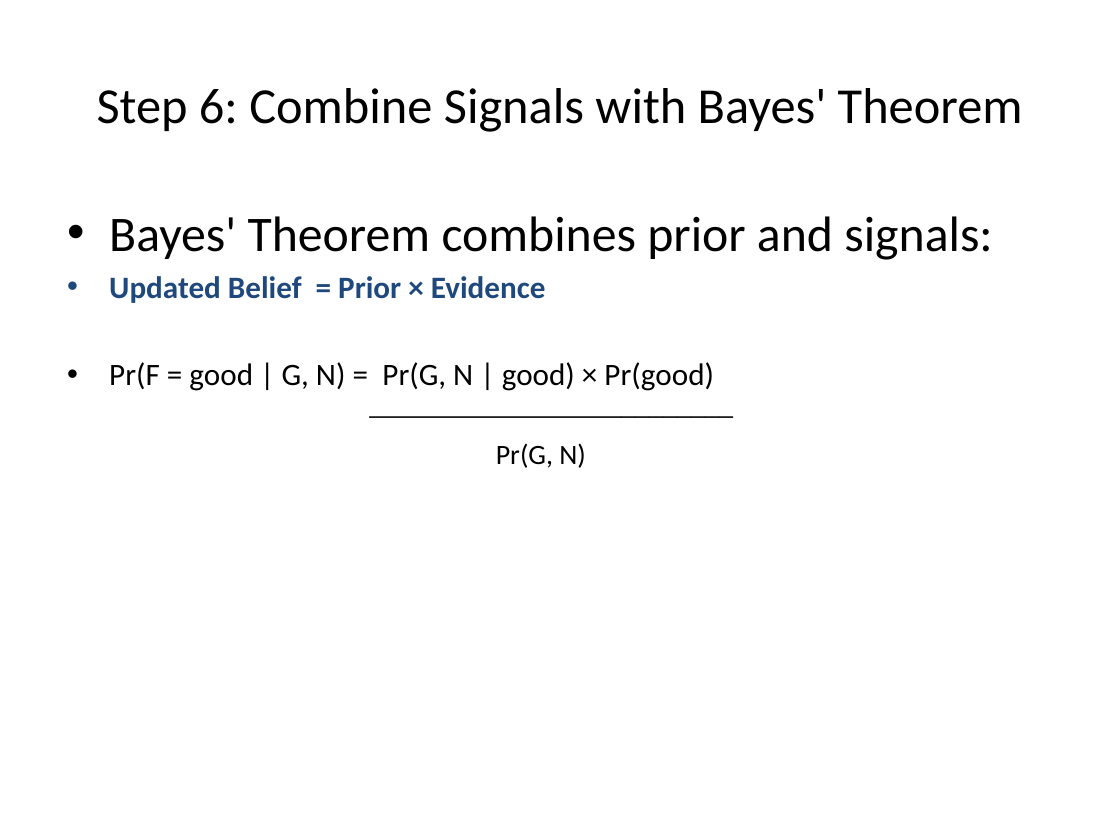
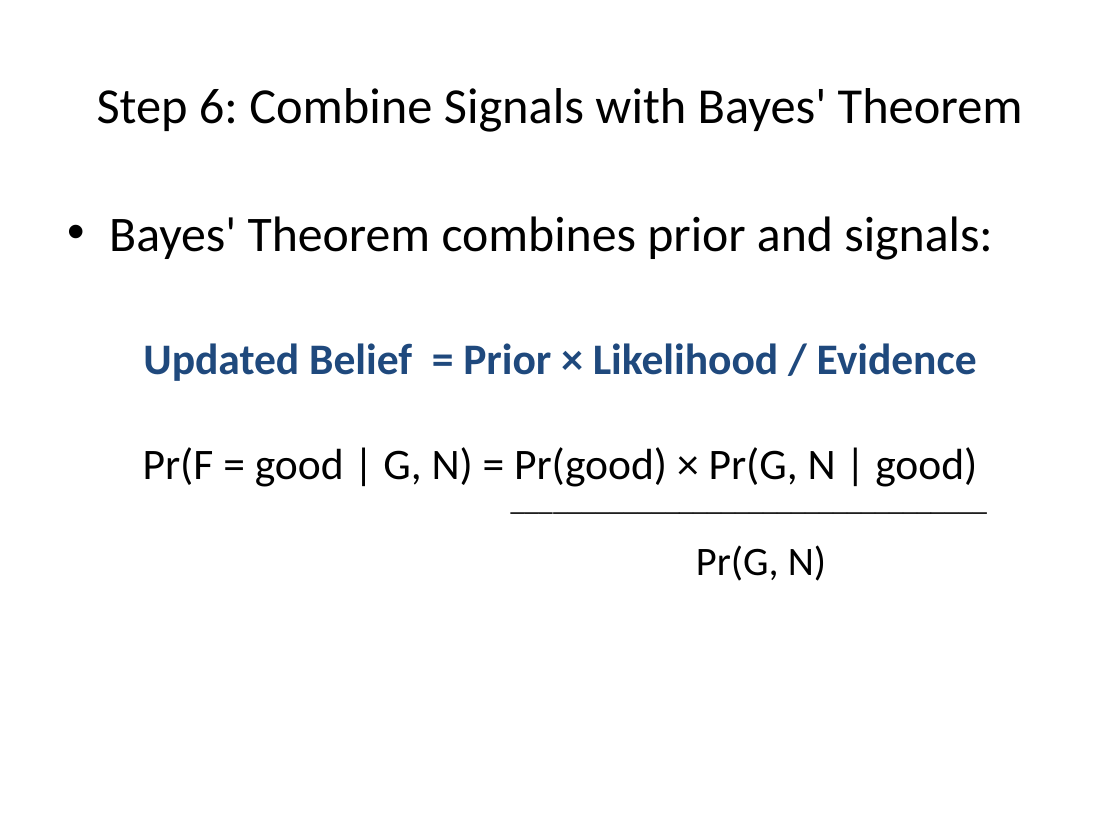
Before and after one commit to lisette-espin/NetworkEffectsGameTheory, a slide deck: slide 9 of pptx/Referral_Based_Hiring_Model.pptx. Drawn at 1120x840 pixels with LibreOffice and Linux fonts; fonts in the diff are those of the drawing. Boxes give left, top, right and bottom in pixels: in the first picture for what was removed or moved away, otherwise in the second. Text is boxed around its words. In the diff, an @@ line names an element or a change of style, - is before the commit and + after.

Commit message:
updating slides (Bayes and interpretation of heatmap

```diff
--- a/pptx/Referral_Based_Hiring_Model.pptx
+++ b/pptx/Referral_Based_Hiring_Model.pptx
@@ text at box(143, 343, 977, 487): text changed; size 20 to 28 pt @@
-• Updated Belief = Prior × Evidence
-• Pr(F = good | G, N) = Pr(G, N | good) × Pr(good)
-  ──────────────────────────
+Updated Belief = Prior × Likelihood / Evidence
+Pr(F = good | G, N) = Pr(good) × Pr(G, N | good)
+  ──────────────────────────────────
@@ text at box(696, 545, 826, 581): size 18 to 26 pt in "Pr(G, N)"; alignment left to centre; more space between paragraphs @@
```
Also in this commit, not shown: 5 other slides changed, 1 slide added, 1 other file.
